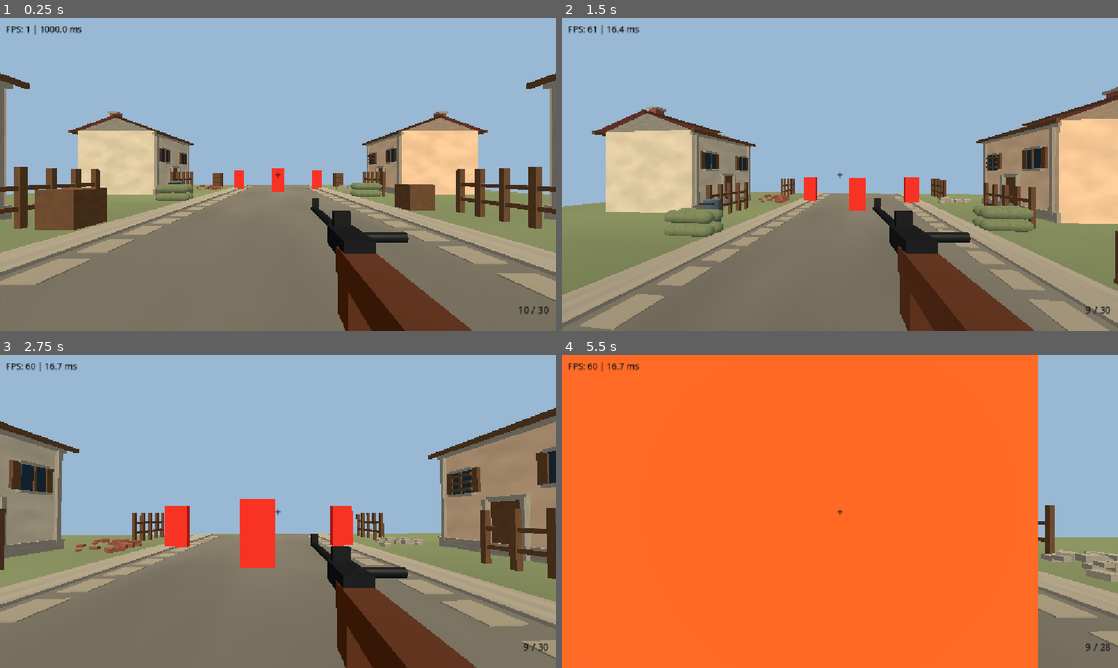
Above: before the commit, frames 1-4 (two rows, left to right).
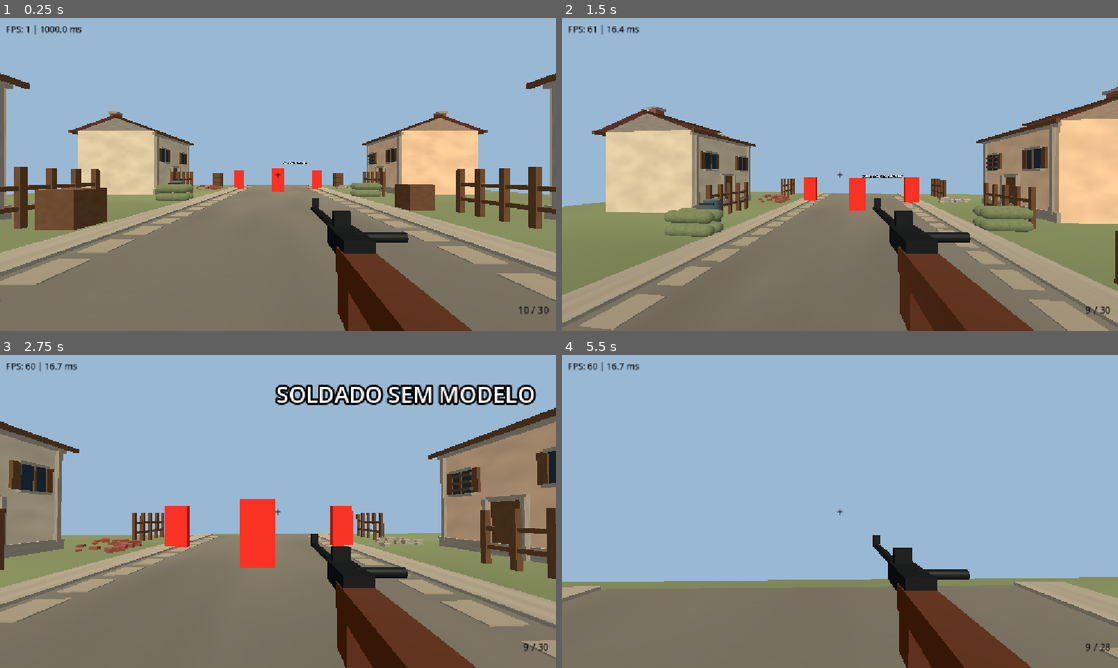
Above: after the commit, the same moments.

Repository: Evertonzinn/ww2-fps
Game: Godot game, scene res://main.tscn
Same seed, same stepped clock (60 frames per second), same inputs: the game is played once before the commit and once after it.
Inputs (mouse positions are in pixels of both pictures, inside the frame that each line leads up to):
- Up to frame 1 (0.25 s): no input
- Up to frame 2 (1.5 s): tap Enter at 0.5 s; move the mouse to (867, 174) at 0.52 s; hold W from 0.53 s (still down); tap R at 0.6 s; click (867, 174) at 0.67 s; tap Space at 0.77 s; move the mouse to (812, 174) at 1.27 s; tap 1 at 1.35 s
- Up to frame 3 (2.75 s): keep holding W; tap Space at 1.52 s; move the mouse to (289, 505) at 2.02 s; tap 2 at 2.1 s
- Up to frame 4 (5.5 s): keep holding W; move the mouse to (834, 517) at 2.77 s; tap Shift at 2.85 s; click (834, 517) at 2.92 s; tap Space at 3.02, 3.77, 4.52 s; move the mouse to (878, 514) at 3.52 s; tap R at 3.6 s; move the mouse to (795, 508) at 4.27 s; tap 1 at 4.35 s; move the mouse to (845, 511) at 5.02 s; tap 2 at 5.1 s; click (845, 511) at 5.17 s

The runs differ from the first frame. In frame 1, less than 0.1% of the frame differs, in the area x 50-56%, y 46-47%; in frame 2, less than 0.1%; in frame 3, 2.6%; in frame 4, 89%, in the area x 0-100%, y 0-100%.
Error before the commit: Parse Error: Function "sinf()" not found in base self. (res://enemy_soldier.gd:128)

Commit message:
fix: use Godot global sin() function in skeletal motion

Diff:
--- a/enemy_soldier.gd
+++ b/enemy_soldier.gd
@@ -125,7 +125,7 @@
 		return
 	flinch_left = maxf(0.0, flinch_left - delta)
 	walk_phase += delta * (8.0 if is_walking else 1.8)
-	model.position.y = FOOT_LIFT + (absf(sinf(walk_phase)) * 0.012 if is_walking else sinf(walk_phase) * 0.003)
+	model.position.y = FOOT_LIFT + (absf(sin(walk_phase)) * 0.012 if is_walking else sin(walk_phase) * 0.003)
 	_update_bone_pose()
 	if feedback_left > 0.0:
 		feedback_left = maxf(0.0, feedback_left - delta)
@@ -139,7 +139,7 @@
 func _update_bone_pose() -> void:
 	if rig == null:
 		return
-	var gait: float = sinf(walk_phase)
+	var gait: float = sin(walk_phase)
 	var walk_factor: float = 1.0 if is_walking else 0.0
 	var flinch: float = flinch_left / 0.35
 	_pose("LeftUpLeg", Vector3.RIGHT, gait * 0.38 * walk_factor)
@@ -148,10 +148,10 @@
 	_pose("RightLeg", Vector3.RIGHT, maxf(0.0, gait) * 0.24 * walk_factor)
 	_pose("LeftArm", Vector3.RIGHT, -gait * 0.20 * walk_factor)
 	_pose("RightArm", Vector3.RIGHT, gait * 0.20 * walk_factor)
-	_pose("Spine", Vector3.RIGHT, sinf(walk_phase * 0.6) * 0.015 - flinch * 0.13)
-	_pose("Spine1", Vector3.FORWARD, sinf(walk_phase * 0.5) * 0.01)
+	_pose("Spine", Vector3.RIGHT, sin(walk_phase * 0.6) * 0.015 - flinch * 0.13)
+	_pose("Spine1", Vector3.FORWARD, sin(walk_phase * 0.5) * 0.01)
 	_pose("Spine2", Vector3.RIGHT, -flinch * 0.06)
-	_pose("Head", Vector3.UP, sinf(walk_phase * 0.4) * 0.025)
+	_pose("Head", Vector3.UP, sin(walk_phase * 0.4) * 0.025)
 
 func _pose(name: String, axis: Vector3, angle: float) -> void:
 	if not bones.has(name):
